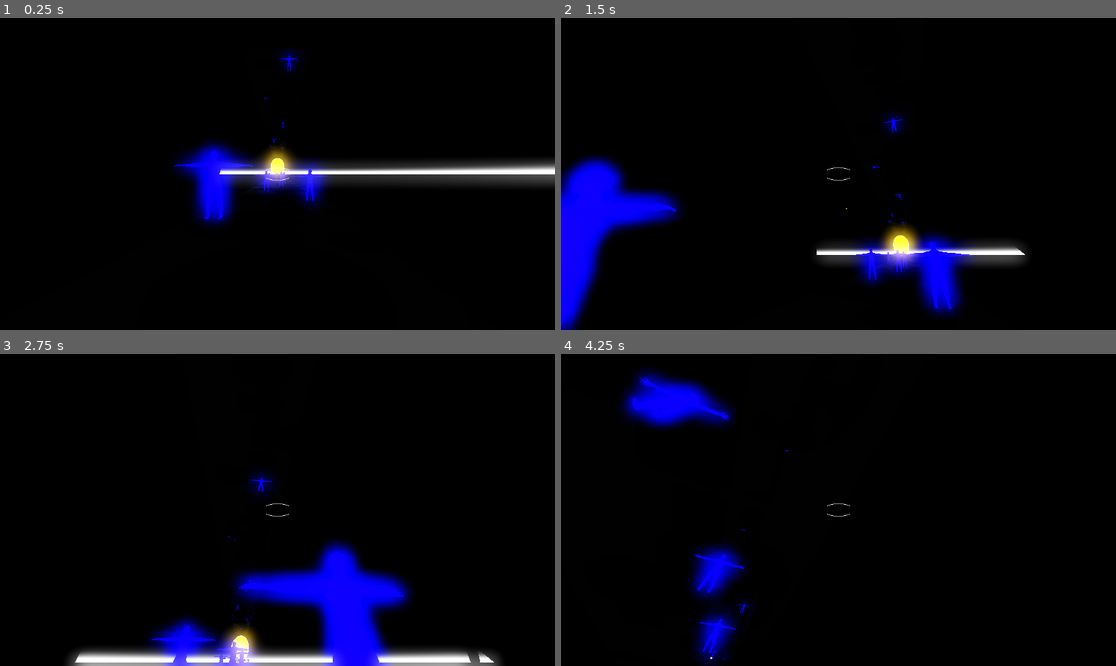
Above: before the commit, frames 1-4 (two rows, left to right).
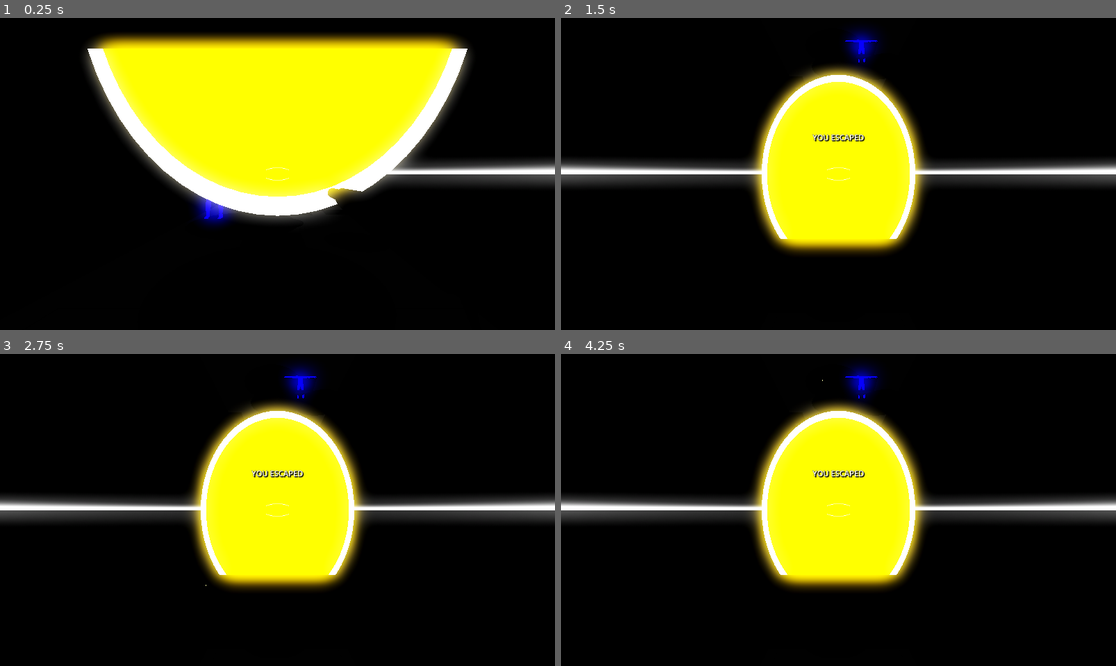
Above: after the commit, the same moments.

Repository: Games4Doritos/UWAGameJam2
Game: Godot game, scene res://Scenes/world.tscn
The game is run twice, just before and just after one commit, with the same random seed, the same clock (stepped at 60 frames per second) and the same inputs. This scene is started directly instead of the project's main scene.
Inputs (mouse positions are in pixels of both pictures, inside the frame that each line leads up to):
- Up to frame 1 (0.25 s): no input
- Up to frame 2 (1.5 s): move the mouse to (866, 174) at 0.52 s; hold Shift (run) 0.53-1.28 s; hold W (forward) from 0.53 s (still down); click (866, 174) at 0.67 s; tap Space (jump) at 0.77 s; move the mouse to (810, 174) at 1.27 s; click (810, 174) at 1.35 s
- Up to frame 3 (2.75 s): keep holding W (forward); tap Space (jump) at 1.52 s; move the mouse to (288, 503) at 2.02 s; hold Shift (run) from 2.03 s (still down); click (288, 503) at 2.17 s
- Up to frame 4 (4.25 s): keep holding W (forward); move the mouse to (832, 516) at 2.77 s; release Shift (run) at 2.78 s; click (832, 516) at 2.85 s; tap Space (jump) at 3.02, 3.77 s; move the mouse to (877, 513) at 3.52 s; hold Shift (run) from 3.53 s (still down); click (877, 513) at 3.67 s

The runs differ from the first frame. In frame 1, 32% of the frame differs, in the area x 15-85%, y 5-66%; in frame 2, 30%; in frame 3, 31%; in frame 4, 27%.

Commit message:
feat: win screen
- Added Camera to portal.
- Added win screen UI.
- Prevent player from dying after win.

Diff:
--- a/Scenes/portal.tscn
+++ b/Scenes/portal.tscn
@@ -1,6 +1,7 @@
-[gd_scene load_steps=10 format=3 uid="uid://o7drq7xbcxxg"]
+[gd_scene load_steps=11 format=3 uid="uid://o7drq7xbcxxg"]
 
 [ext_resource type="Script" uid="uid://birj0paycsxr" path="res://Scripts/portal.gd" id="1_j20fm"]
+[ext_resource type="PackedScene" uid="uid://c3wwsqb2hcwwt" path="res://Scripts/win.tscn" id="2_oi2tk"]
 
 [sub_resource type="TorusMesh" id="TorusMesh_vff14"]
 inner_radius = 2.5
@@ -65,4 +66,10 @@
 transform = Transform3D(1, 0, 0, 0, -4.371139e-08, -1, 0, 1, -4.371139e-08, 0, 0, 0)
 shape = SubResource("CylinderShape3D_oi2tk")
 
+[node name="Camera3D" type="Camera3D" parent="."]
+transform = Transform3D(0.39999998, 0, 0, 0, 0.30978933, 0, 0, 0, 0.39999998, 0, 0, 7.163843)
+
+[node name="Win" parent="." instance=ExtResource("2_oi2tk")]
+visible = false
+
 [connection signal="body_entered" from="." to="." method="_on_body_entered"]
--- a/Scenes/world.tscn
+++ b/Scenes/world.tscn
@@ -41,7 +41,7 @@
 [sub_resource type="StandardMaterial3D" id="StandardMaterial3D_5a7ea"]
 albedo_color = Color(1, 0.2, 1, 1)
 
-[node name="Node3D2" type="Node3D"]
+[node name="Node3D3" type="Node3D"]
 script = ExtResource("1_a02cp")
 
 [node name="WorldEnvironment" type="WorldEnvironment" parent="."]
@@ -92,7 +92,7 @@
 transform = Transform3D(1, 0, 0, 0, -1, 8.742278e-08, 0, -8.742278e-08, -1, 0, 40.42602, 0)
 
 [node name="portal" parent="." instance=ExtResource("7_o06y3")]
-transform = Transform3D(2.5, 0, 0, 0, 3.228, 0, 0, 0, 2.5, 0, 10, -204.3259)
+transform = Transform3D(2.5, 0, 0, 0, 3.228, 0, 0, 0, 2.5, 0, 10, -6.7981873)
 
 [node name="Root Scene" parent="." instance=ExtResource("5_fo5ed")]
 transform = Transform3D(1, 0, 0, 0, 1, 0, 0, 0, 1, -2.463058, 1.0036545, -7.860717)
--- a/Scripts/portal.gd
+++ b/Scripts/portal.gd
@@ -3,4 +3,8 @@
 
 func _on_body_entered(body: Node3D) -> void:
 	if body.is_in_group("player"):
+		get_tree().current_scene.gameover = true
+		$Camera3D.make_current()
+		$Win.show()
+
 		print("Victory")
--- /dev/null
+++ b/Scripts/win.tscn
@@ -0,0 +1,27 @@
+[gd_scene format=3 uid="uid://c3wwsqb2hcwwt"]
+
+[node name="Win" type="Control"]
+layout_mode = 3
+anchors_preset = 15
+anchor_right = 1.0
+anchor_bottom = 1.0
+grow_horizontal = 2
+grow_vertical = 2
+
+[node name="CenterContainer" type="CenterContainer" parent="."]
+layout_mode = 1
+anchors_preset = 15
+anchor_right = 1.0
+anchor_bottom = 1.0
+offset_bottom = -152.0
+grow_horizontal = 2
+grow_vertical = 2
+
+[node name="Label" type="Label" parent="CenterContainer"]
+layout_mode = 2
+theme_override_colors/font_shadow_color = Color(0, 0, 0, 1)
+theme_override_colors/font_outline_color = Color(0, 0, 0, 1)
+theme_override_constants/shadow_offset_x = 2
+theme_override_constants/shadow_offset_y = 2
+theme_override_constants/outline_size = 1
+text = "YOU ESCAPED"
